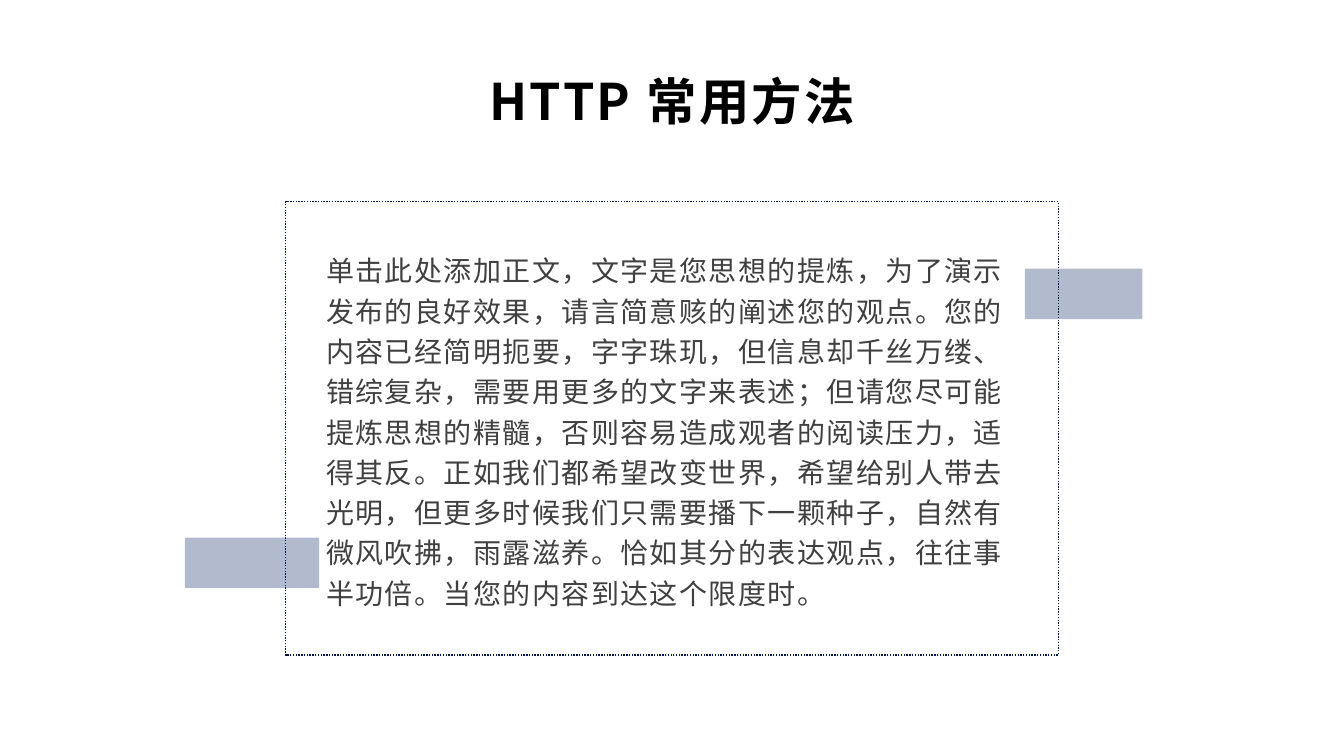
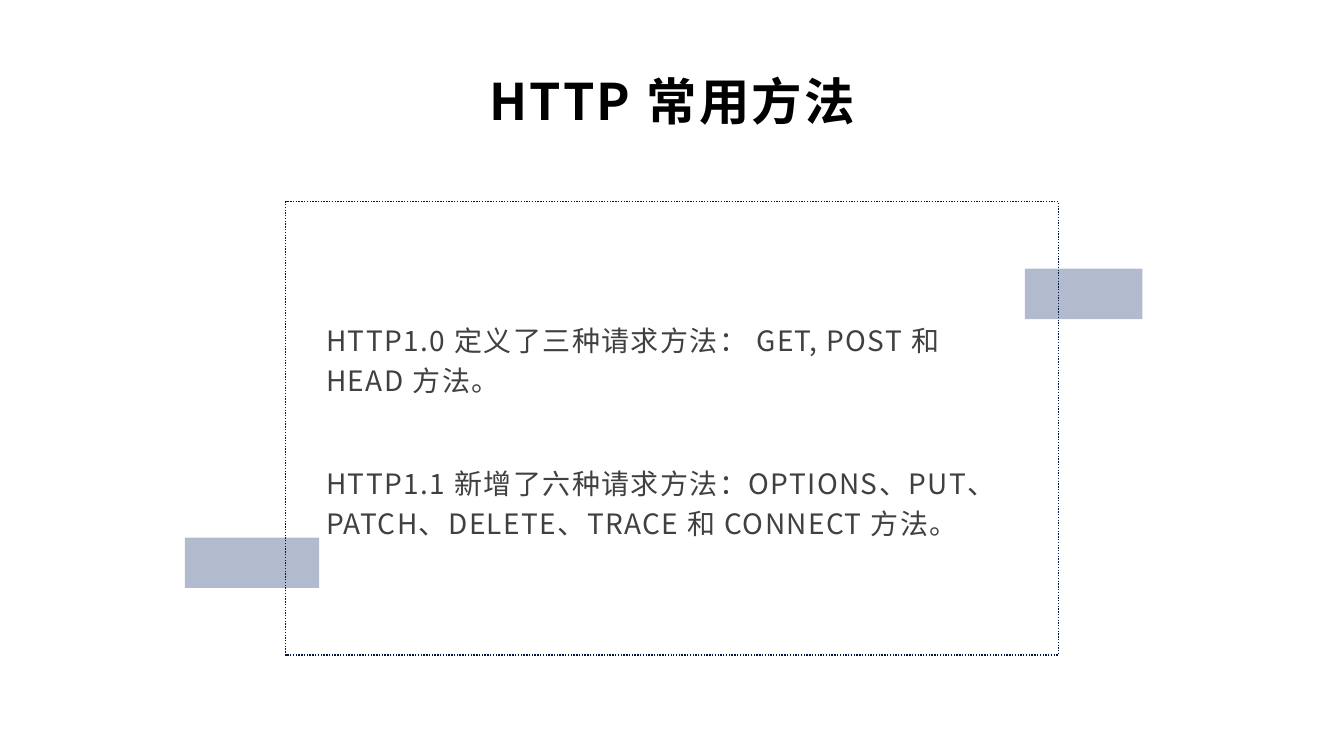
Before and after one commit to scfhao/Notebook, a slide deck: slide 5 of system_logs/iOS开发中的网络请求框架.pptx (slide 6 before the commit). Drawn at 1344x756 pixels with LibreOffice and Linux fonts; fonts in the diff are those of the drawing. Boxes give left, top, right and bottom in pixels: in the first picture for what was removed or moved away, otherwise in the second. Text is boxed around its words. In the diff, an @@ line names an element or a change of style, - is before the commit and + after.

```diff
--- a/system_logs/iOS开发中的网络请求框架.pptx
+++ b/system_logs/iOS开发中的网络请求框架.pptx
@@ text at (326, 327, 995, 536): text changed @@
-单击此处添加正文，文字是您思想的提炼，为了演示发布的良好效果，请言简意赅的阐述您的观点。您的内容已经简明扼要，字字珠玑，但信息却千丝万缕、错综复杂，需要用更多的文字来表述；但请您尽可能提炼思想的精髓，否则容易造成观者的阅读压力，适得其反。正如我们都希望改变世界，希望给别人带去光明，但更多时候我们只需要播下一颗种子，自然有微风吹拂，雨露滋养。恰如其分的表达观点，往往事半功倍。当您的内容到达这个限度时。
+HTTP1.0 定义了三种请求方法： GET, POST 和 HEAD 方法。
+HTTP1.1 新增了六种请求方法：OPTIONS、PUT、PATCH、DELETE、TRACE 和 CONNECT 方法。
```
Also in this commit, not shown: 3 other slides changed, 7 slides added, 4 slides removed.
